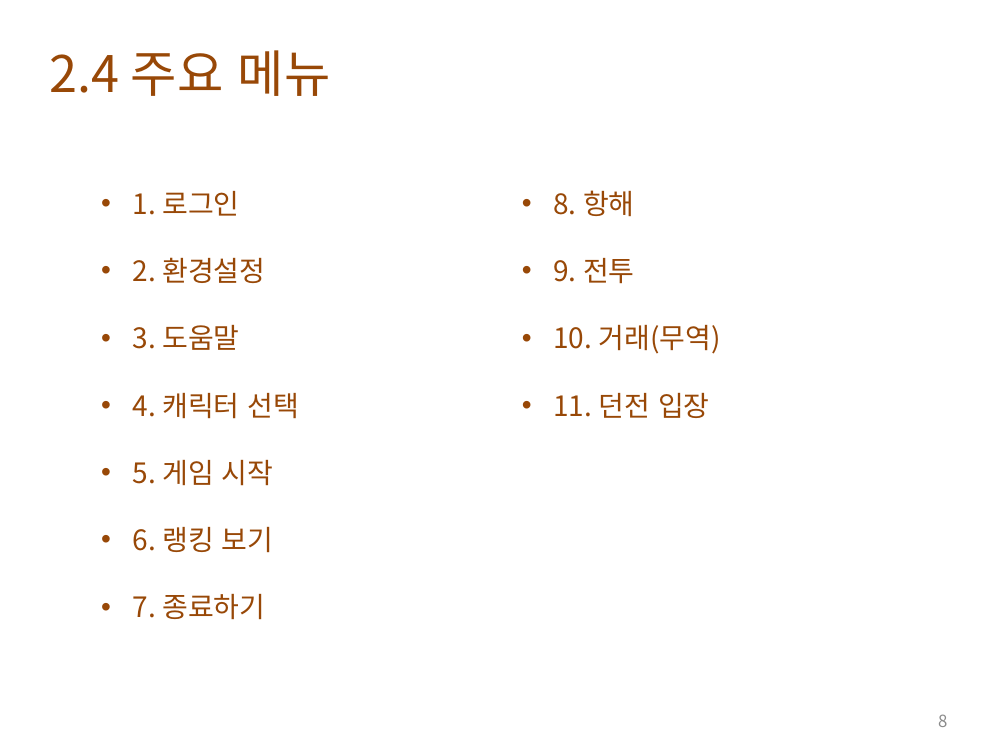
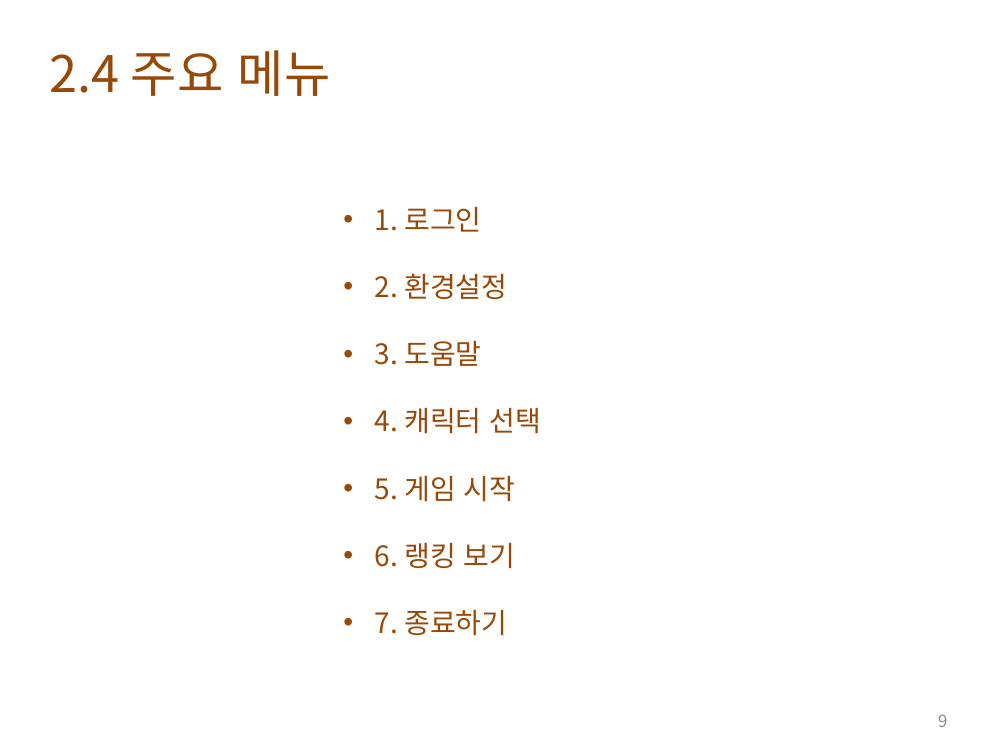
Before and after one commit to lge920904/planning_contest, a slide deck: slide 9 of tortuga bay 0.3.pptx (slide 8 before the commit). Drawn at 1008x756 pixels with LibreOffice and Linux fonts; fonts in the diff are those of the drawing; background and template pictures are left out. Boxes give left, top, right and bottom in pixels: in the first picture for what was removed or moved away, otherwise in the second. Text is boxed around its words. In the diff, an @@ line names an element or a change of style, - is before the commit and + after.

```diff
--- a/tortuga bay 0.3.pptx
+++ b/tortuga bay 0.3.pptx
@@ text "1. 로그인": place and size @@
-text "1. 로그인" at <box>133,191,300,620</box>
+text "1. 로그인" at <box>375,207,542,636</box>
@@ text removed at <box>553,190,721,418</box> @@
-• 8. 항해
-• 9. 전투
-• 10. 거래(무역)
-• 11. 던전 입장
@@ page number at <box>938,714,947,727</box>: text changed @@
-8
+9
```
Also in this commit, not shown: 4 other slides changed, 7 slides added, 3 slides removed, 2 other files.
